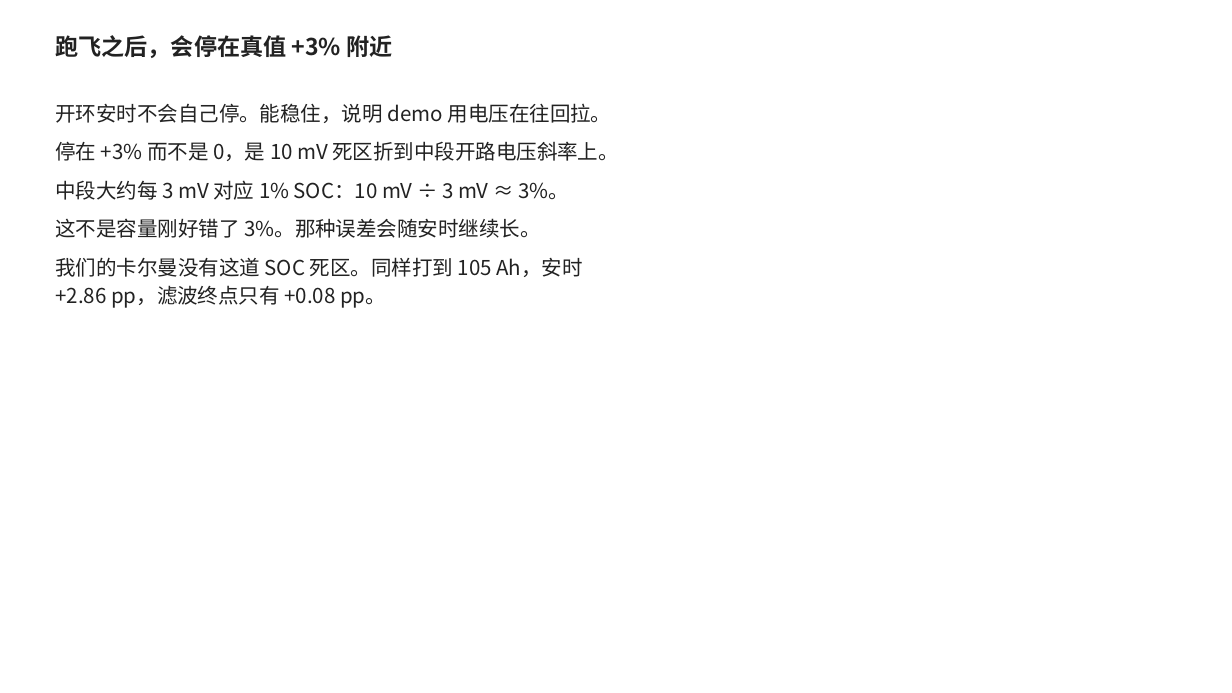
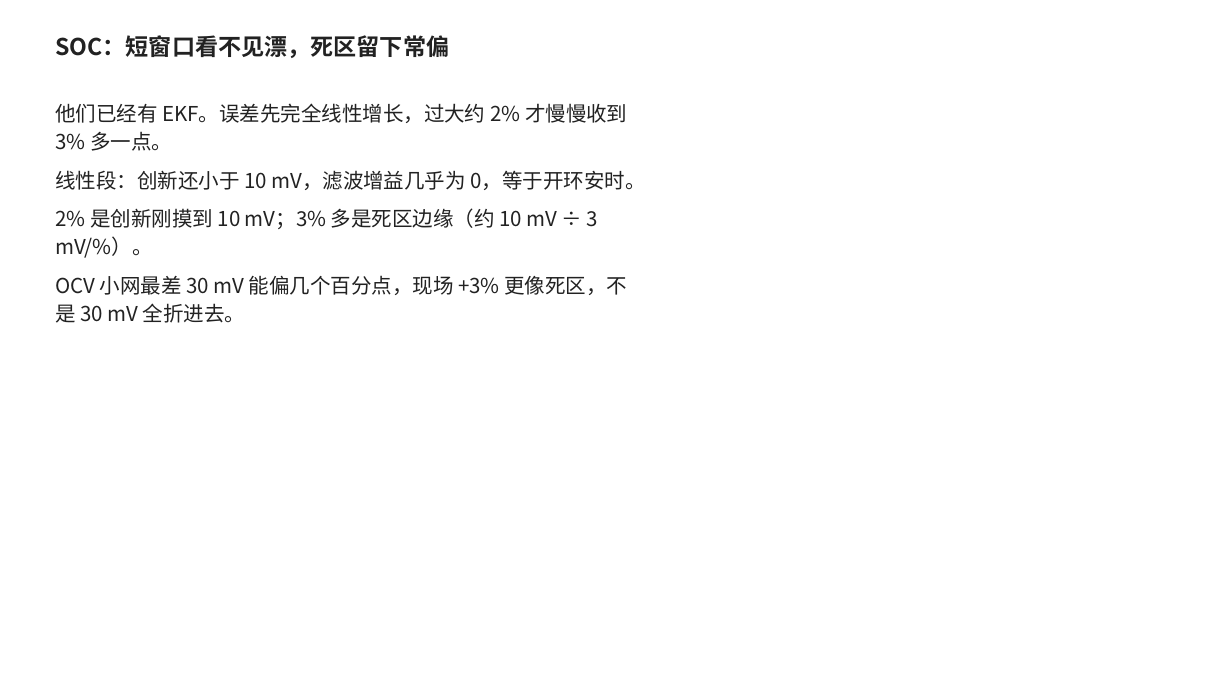
Before and after one commit to ACX-90/BATT, a slide deck: slide 6 of Doc/04-c-第0期实验汇报.pptx. Drawn at 1232x693 pixels with LibreOffice and Linux fonts; fonts in the diff are those of the drawing. Boxes give left, top, right and bottom in pixels: in the first picture for what was removed or moved away, otherwise in the second. Text is boxed around its words. In the diff, an @@ line names an element or a change of style, - is before the commit and + after.

```diff
--- a/Doc/04-c-第0期实验汇报.pptx
+++ b/Doc/04-c-第0期实验汇报.pptx
@@ text at <box>55,35,449,58</box>: text changed @@
-跑飞之后，会停在真值 +3% 附近
+SOC：短窗口看不见漂，死区留下常偏
@@ text at <box>55,103,646,323</box>: text changed @@
-开环安时不会自己停。能稳住，说明 demo 用电压在往回拉。
-停在 +3% 而不是 0，是 10 mV 死区折到中段开路电压斜率上。
-中段大约每 3 mV 对应 1% SOC：10 mV ÷ 3 mV ≈ 3%。
-这不是容量刚好错了 3%。那种误差会随安时继续长。
-我们的卡尔曼没有这道 SOC 死区。同样打到 105 Ah，安时 +2.86 pp，滤波终点只有 +0.08 pp。
+他们已经有 EKF。误差先完全线性增长，过大约 2% 才慢慢收到 3% 多一点。
+线性段：创新还小于 10 mV，滤波增益几乎为 0，等于开环安时。
+2% 是创新刚摸到 10 mV；3% 多是死区边缘（约 10 mV ÷ 3 mV/%）。
+OCV 小网最差 30 mV 能偏几个百分点，现场 +3% 更像死区，不是 30 mV 全折进去。
```
Also in this commit, not shown: 7 other slides changed, 2 slides added, 2 slides removed, 17 other files.
